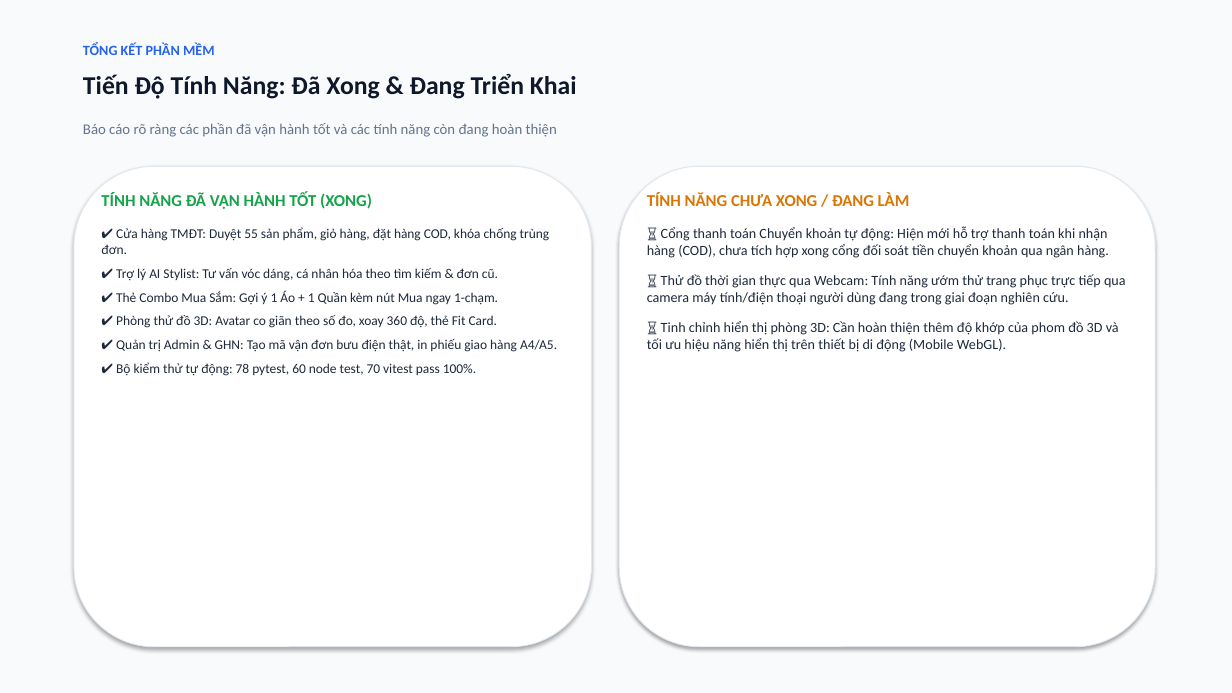
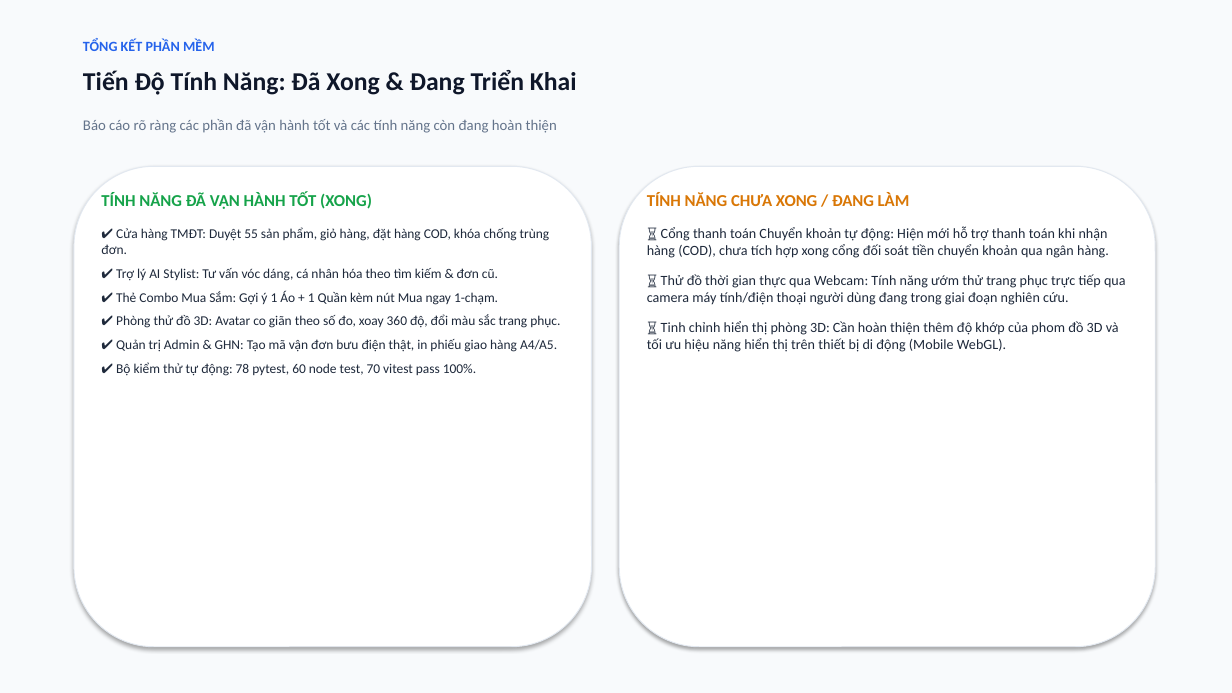
Before and after one commit to baobp14/3d-model-clothing, a slide deck: slide 10 of BaoCao_PhanMem_NB_Fashion.pptx (slide 6 before the commit). Drawn at 1232x693 pixels with LibreOffice and Linux fonts; fonts in the diff are those of the drawing. Boxes give left, top, right and bottom in pixels: in the first picture for what was removed or moved away, otherwise in the second. Text is boxed around its words. In the diff, an @@ line names an element or a change of style, - is before the commit and + after.

```diff
--- a/BaoCao_PhanMem_NB_Fashion.pptx
+++ b/BaoCao_PhanMem_NB_Fashion.pptx
@@ 3 texts: place and size @@
-3 texts at <box>83,43,577,137</box>
+3 texts at <box>83,39,577,133</box>
@@ text at <box>116,314,560,328</box>: text changed @@
-✔ Phòng thử đồ 3D: Avatar co giãn theo số đo, xoay 360 độ, thẻ Fit Card.
+✔ Phòng thử đồ 3D: Avatar co giãn theo số đo, xoay 360 độ, đổi màu sắc trang phục.
```
Also in this commit, not shown: 3 other slides changed, 6 slides added, 2 slides removed, 1 other file.
